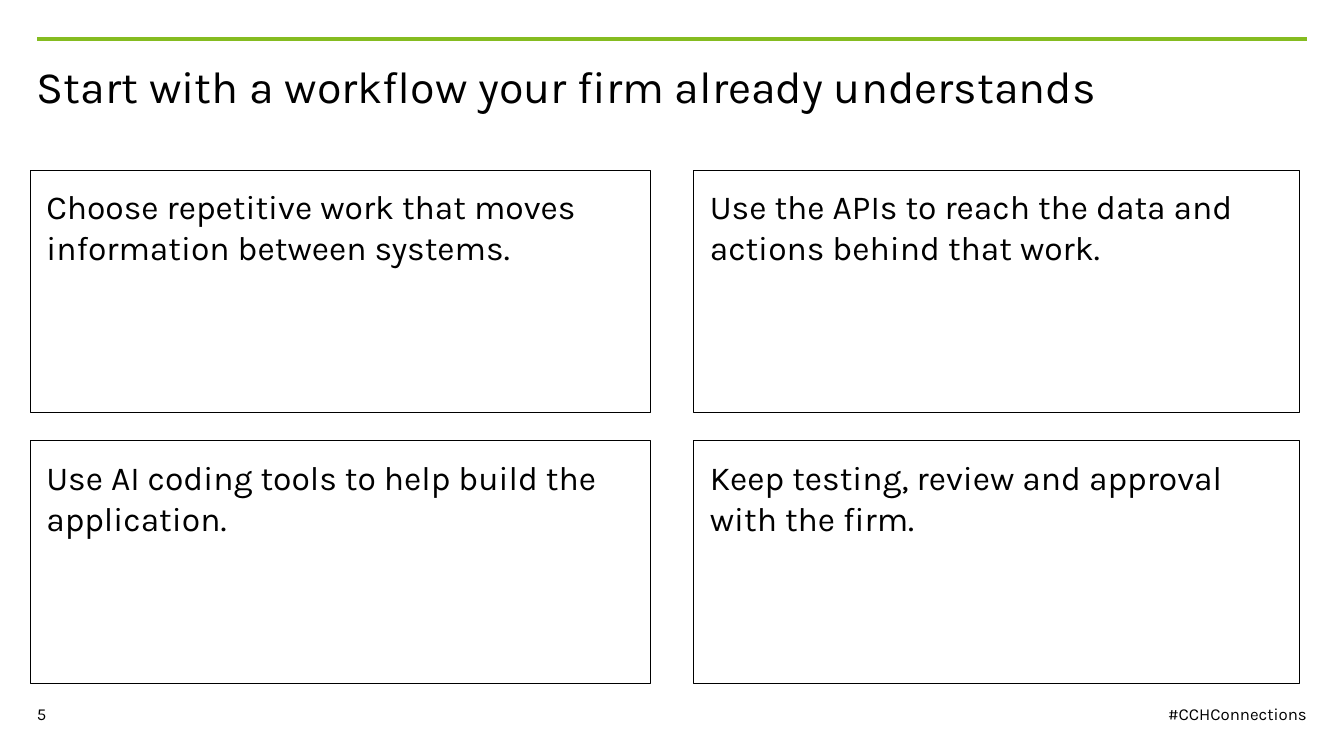
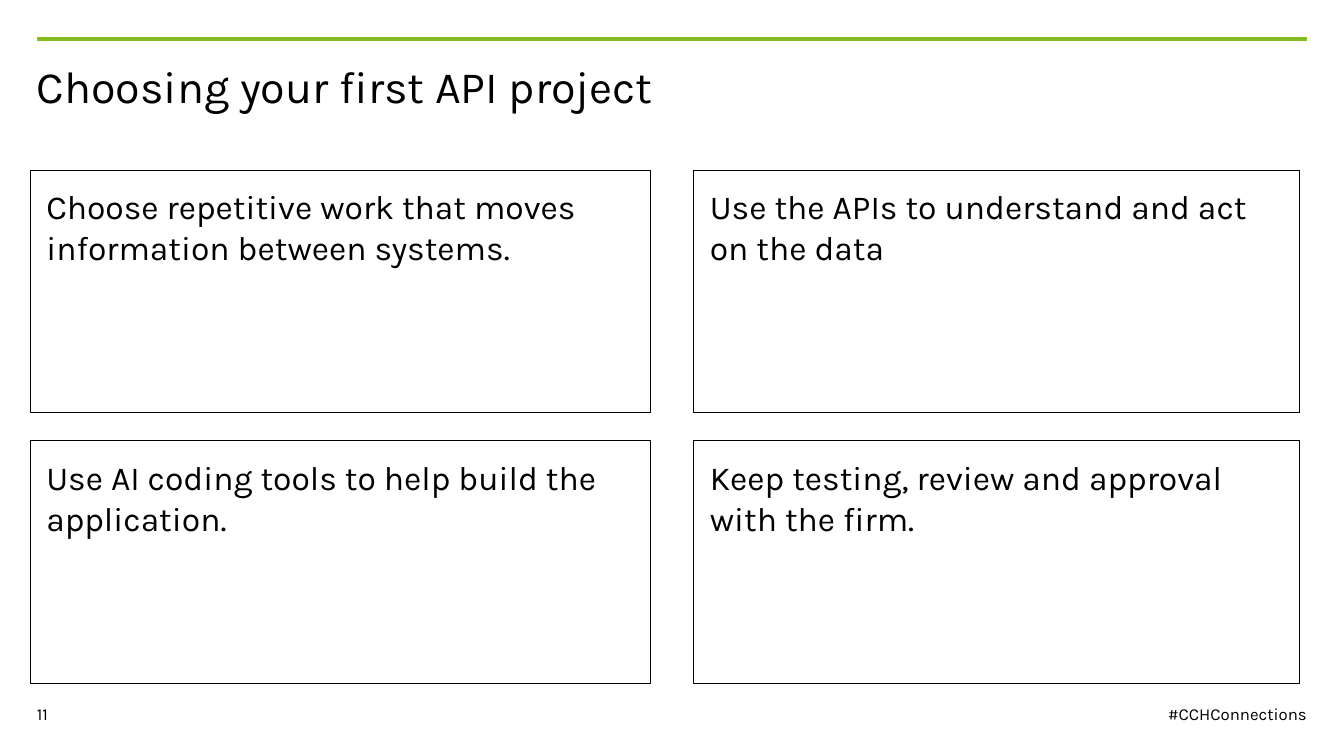
Before and after one commit to nathandyck/wk-tax-api, a slide deck: slide 11 of presentation/CCH-Connections-2026-WK-template.pptx (slide 5 before the commit). Drawn at 1344x756 pixels with LibreOffice and Linux fonts; fonts in the diff are those of the drawing. Boxes give left, top, right and bottom in pixels: in the first picture for what was removed or moved away, otherwise in the second. Text is boxed around its words. In the diff, an @@ line names an element or a change of style, - is before the commit and + after.

```diff
--- a/presentation/CCH-Connections-2026-WK-template.pptx
+++ b/presentation/CCH-Connections-2026-WK-template.pptx
@@ title at (37,72,653,114): text changed @@
-Start with a workflow your firm already understands
+Choosing your first API project
@@ text at (710,196,1246,261): text changed @@
-Use the APIs to reach the data and actions behind that work.
+Use the APIs to understand and act on the data
@@ page number at (37,709,48,720): text changed @@
-5
+11
```
Also in this commit, not shown: 20 other slides changed, 10 slides added, 10 slides removed.
